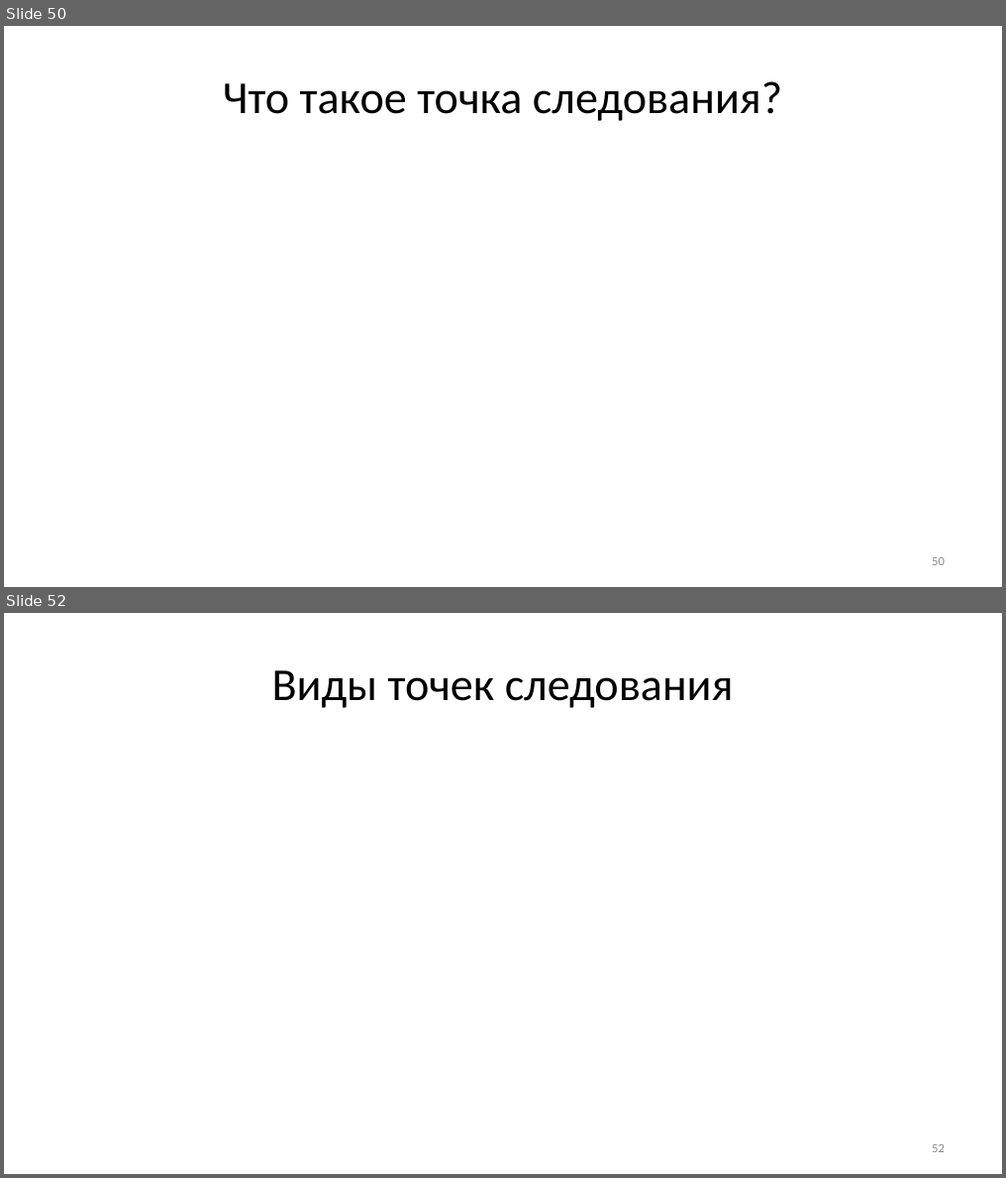
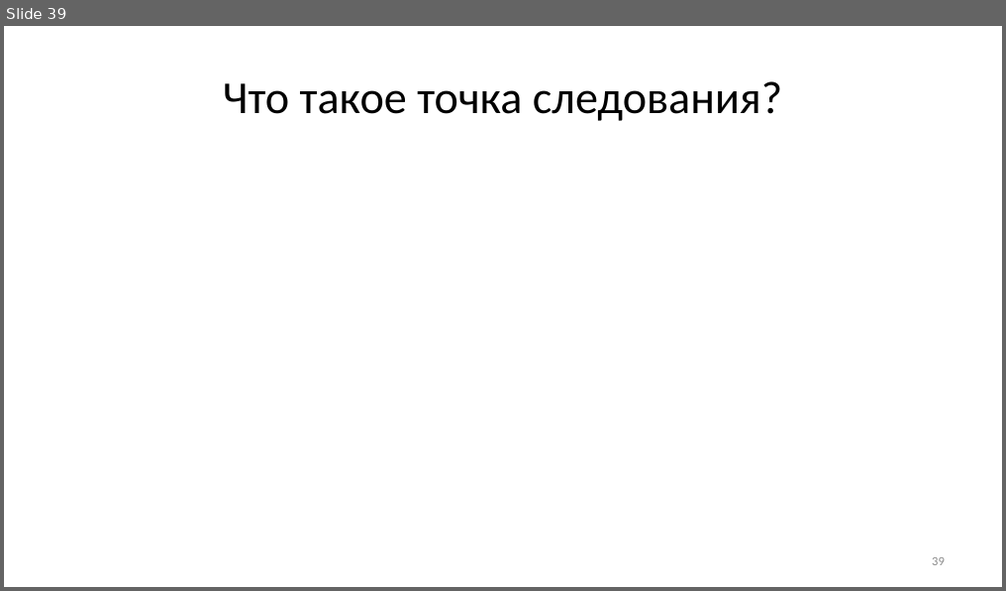
Before and after one commit to Evgueni-Petrov-aka-espetrov/Algorithms-and-Programming-in-C-pptx, a slide deck: 04 Выражения.pptx. Shown one above the other, each under a label of ours: slides 50 and 52 before the commit, slide 39 after it; the slides between them are not shown. The pictures are 1006x1178 and 1006x591 pixels, drawn with LibreOffice and Linux fonts; fonts in the diff are those of the drawing. Boxes give left, top, right and bottom in pixels: in the first picture for what was removed or moved away, otherwise in the second. Text is boxed around its words. In the diff, an @@ line names an element or a change of style, - is before the commit and + after.

Commit message:
унес странные слайды за конец лекции, добавил картинку про пробочный точку следования

```diff
--- a/04 Выражения.pptx
+++ b/04 Выражения.pptx
@@ slide 52 removed at (4,613,1002,1174), background #FFFFFF @@
@@ title removed at (272,670,734,708) @@
-Виды точек следования
@@ page number removed at (932,1145,944,1153) @@
-52
@@ what was slide 50 is now slide 39 @@
@@ page number at (932,558,944,566): text changed @@
-50
+39
```
Also in this commit, not shown: 9 slides changed, 1 slide added, 1 other slide removed.
